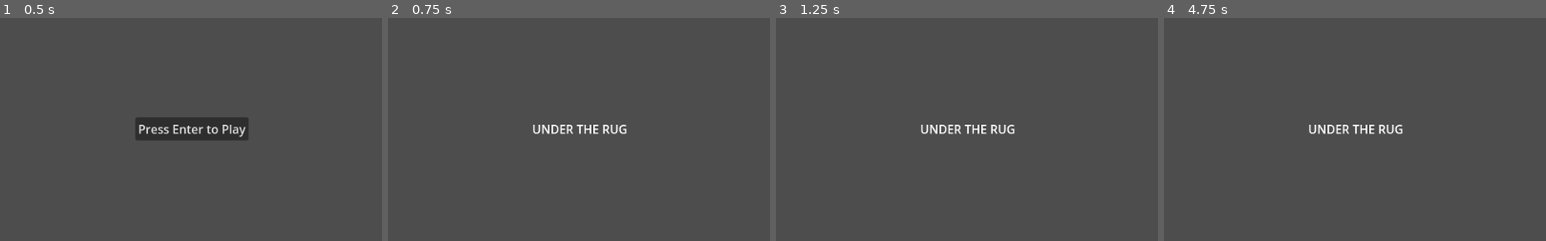
Above: before the commit, frames 1-4 (left to right).
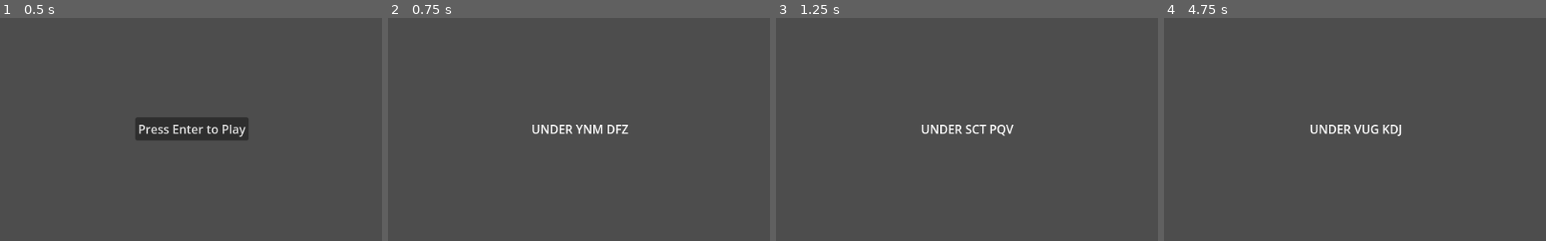
Above: after the commit, the same moments.

Repository: AlgorithmJuice/CodeBreaker
Game: Godot game, scene res://scenes/menu.tscn
The game is run twice, just before and just after one commit, with the same random seed, the same clock (stepped at 60 frames per second) and the same inputs.
Inputs:
- Up to frame 1 (0.5 s): no input
- Up to frame 2 (0.75 s): click "Press Enter to Play" at 0.5 s
- Up to frame 3 (1.25 s): no input
- Up to frame 4 (4.75 s): tap Enter (bgs_start_p1) at 1.25, 2.1 s; hold Insert (bgs_insert_credit_p1) 1.28-2.03 s; hold Keypad Enter (bgs_start_p2) 2.78-3.53 s; tap Insert (bgs_insert_credit_p1) at 3.6 s; hold Enter (bgs_start_p1) from 4.28 s (still down)
The pictures show only the part of the screen within x 25-75%, y 25-75%; the shares and areas given below are measured in that part.

Frame 1 is identical in both runs. In frame 2, 0.6% of the frame differs, in the area x 37-63%, y 47-53%; in frame 3, 0.6%; in frame 4, 0.8%, in the area x 38-63%, y 47-53%.

Commit message:
added cracking visual

Diff:
--- a/scenes/game.tscn
+++ b/scenes/game.tscn
@@ -10,9 +10,12 @@
 grow_horizontal = 2
 grow_vertical = 2
 script = ExtResource("1_e2t64")
+passphrase = [null]
+current_round = 1
 
-[node name="Passcode" type="Label" parent="."]
-layout_mode = 1
+[node name="Passcode" type="Node" parent="."]
+
+[node name="PasscodeLabel" type="Label" parent="Passcode"]
 anchors_preset = 8
 anchor_left = 0.5
 anchor_top = 0.5
@@ -27,3 +30,9 @@
 text = "Password"
 horizontal_alignment = 1
 vertical_alignment = 1
+
+[node name="PasscodeTimer" type="Timer" parent="Passcode"]
+wait_time = 0.075
+autostart = true
+
+[connection signal="timeout" from="Passcode/PasscodeTimer" to="." method="_on_passcode_timer_timeout"]
--- a/scripts/game_controller.gd
+++ b/scripts/game_controller.gd
@@ -1,23 +1,38 @@
 extends Node
 
 
-var passphrase: Array = []
-var rounds: int = 0
+@export var passphrase: Array = []
+@export var current_round: int = 0
+
+var total_rounds: int = 0
 
 func _ready():
 	passphrase = get_passphrase()
-	rounds = passphrase.size()
+	total_rounds = passphrase.size()
 
-	get_node("Passcode").text = display_passphrase()
+	get_node("Passcode/PasscodeLabel").text = display_passphrase()
+
+func _on_passcode_timer_timeout():
+	get_node("Passcode/PasscodeLabel").text = display_passphrase()
 
 func get_passphrase():
 	var phrase = GameData.phrases[randi() % GameData.phrases.size()]
 	return phrase.split(" ")
 
 func display_passphrase():
-	var passphrase_text = ""
+	var cracked_passphrase = ""
+	var alphabet = "ABCDEFGHIJKLMNOPQRSTUVWXYZ"
 
-	for word in passphrase:
-		passphrase_text += word + " "
+	for i in range(passphrase.size()):
+		var word = passphrase[i]
 
-	return passphrase_text.left(-1)
+		if i < current_round:
+			cracked_passphrase += word
+		else:
+			for c in word:
+				var index = randi() % alphabet.length()
+				cracked_passphrase += alphabet[index]
+
+		cracked_passphrase += " "
+
+	return cracked_passphrase.left(-1)
